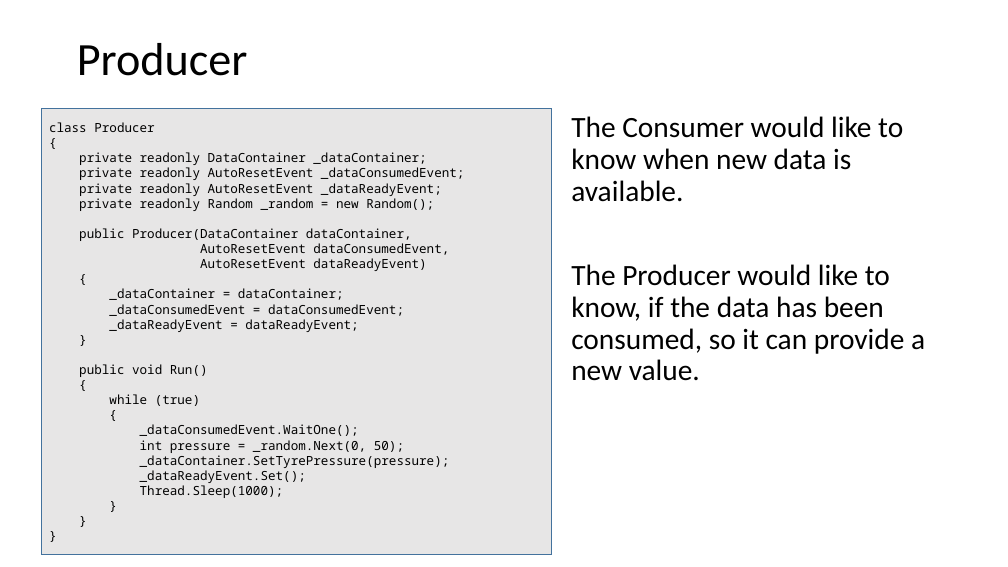
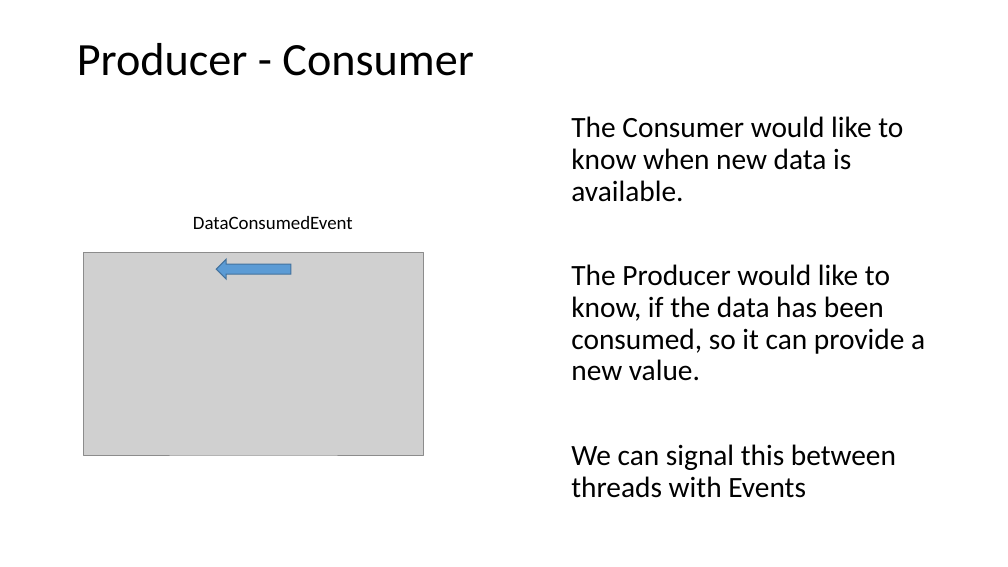
Before and after one commit to codesmurf/st3its3_teaching, a slide deck: slide 16 of 07 Thread Synchronization 2/Thread Synchronization pt 2.pptx. Drawn at 1008x567 pixels with LibreOffice and Linux fonts; fonts in the diff are those of the drawing; grey boxes stand for pictures. Boxes give left, top, right and bottom in pixels: in the first picture for what was removed or moved away, otherwise in the second. Text is boxed around its words. In the diff, an @@ line names an element or a change of style, - is before the commit and + after.

Commit message:
moved ResetEvents to signal between threads and not producer-consumer

```diff
--- a/07 Thread Synchronization 2/Thread Synchronization pt 2.pptx
+++ b/07 Thread Synchronization 2/Thread Synchronization pt 2.pptx
@@ title at <box>77,43,473,76</box>: text changed @@
-Producer
+Producer - Consumer
@@ rectangle removed at <box>42,108,552,555</box> @@
-class Producer
-{
-private readonly DataContainer _dataContainer;
-private readonly AutoResetEvent _dataConsumedEvent;
-private readonly AutoResetEvent _dataReadyEvent;
-private readonly Random _random = new Random();
-public Producer(DataContainer dataContainer,
-AutoResetEvent dataConsumedEvent,
-AutoResetEvent dataReadyEvent)
-{
-_dataContainer = dataContainer;
-_dataConsumedEvent = dataConsumedEvent;
-_dataReadyEvent = dataReadyEvent;
-}
-public void Run()
-{
-while (true)
-{
-_dataConsumedEvent.WaitOne();
-int pressure = _random.Next(0, 50);
-_dataContainer.SetTyrePressure(pressure);
-_dataReadyEvent.Set();
-Thread.Sleep(1000);
-}
-}
-}
@@ text added at <box>193,216,353,229</box>, 18 pt, text #000000 @@
+DataConsumedEvent
@@ picture added at <box>84,252,424,454</box> @@
@@ right arrow added at <box>216,259,291,279</box>, fill #5B9BD5, outline #43739E 1 pt @@
@@ text at <box>571,444,896,498</box>: paragraph added @@
+We can signal this between threads with Events
```
Also in this commit, not shown: 4 other slides changed, 7 slides added, 5 slides removed.
